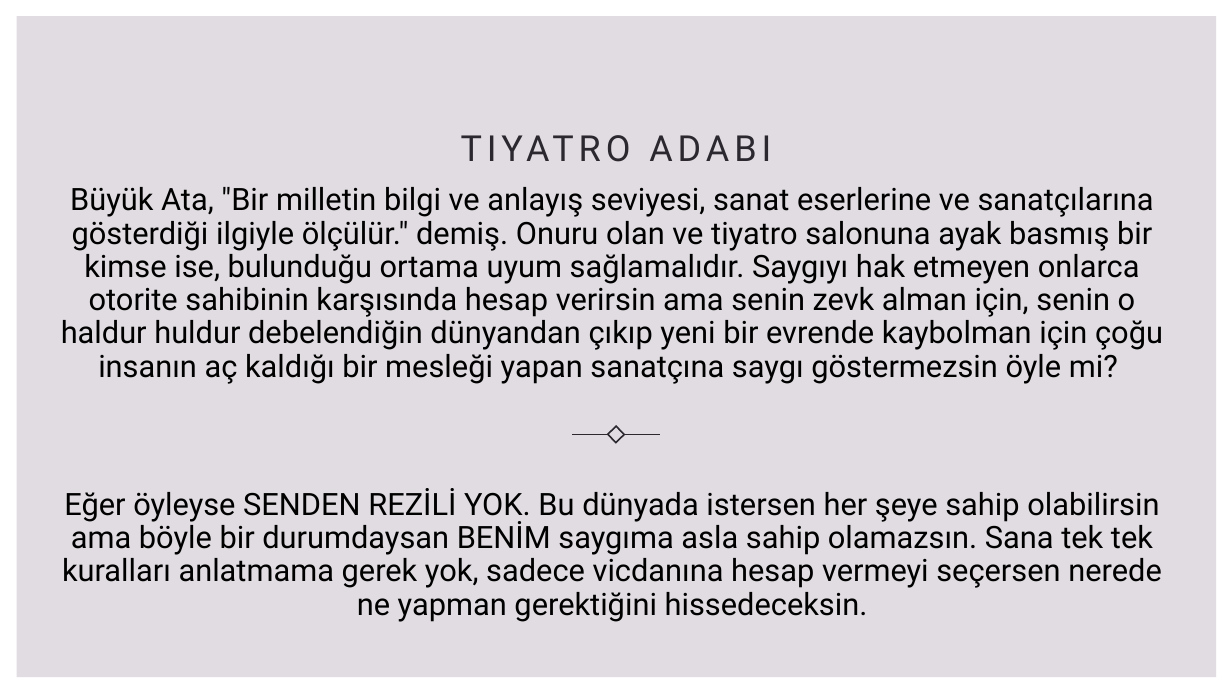
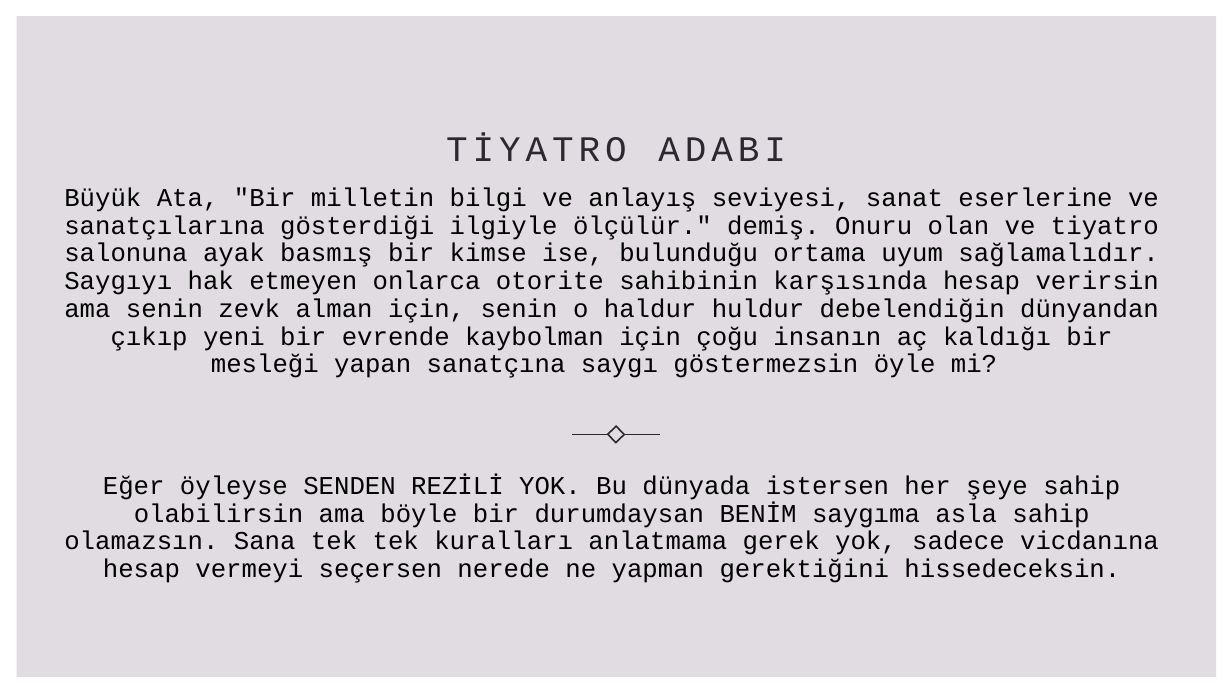
Before and after one commit to omeraslandev/omeraslandev.github.io, a slide deck: slide 4 of sunum.pptx. Drawn at 1232x693 pixels with LibreOffice and Linux fonts; fonts in the diff are those of the drawing. Boxes give left, top, right and bottom in pixels: in the first picture for what was removed or moved away, otherwise in the second. Text is boxed around its words. In the diff, an @@ line names an element or a change of style, - is before the commit and + after.

```diff
--- a/sunum.pptx
+++ b/sunum.pptx
@@ title at bbox=[446, 135, 786, 162]: text changed; font Roboto to Courier New @@
-TIYATRO ADABI
+TİYATRO ADABI
@@ text "Büyük Ata, "Bir milletin bilgi ..." at bbox=[64, 187, 1159, 583]: size 24 to 20 pt, font Roboto to Courier New @@
```
Also in this commit, not shown: 5 other slides changed.
